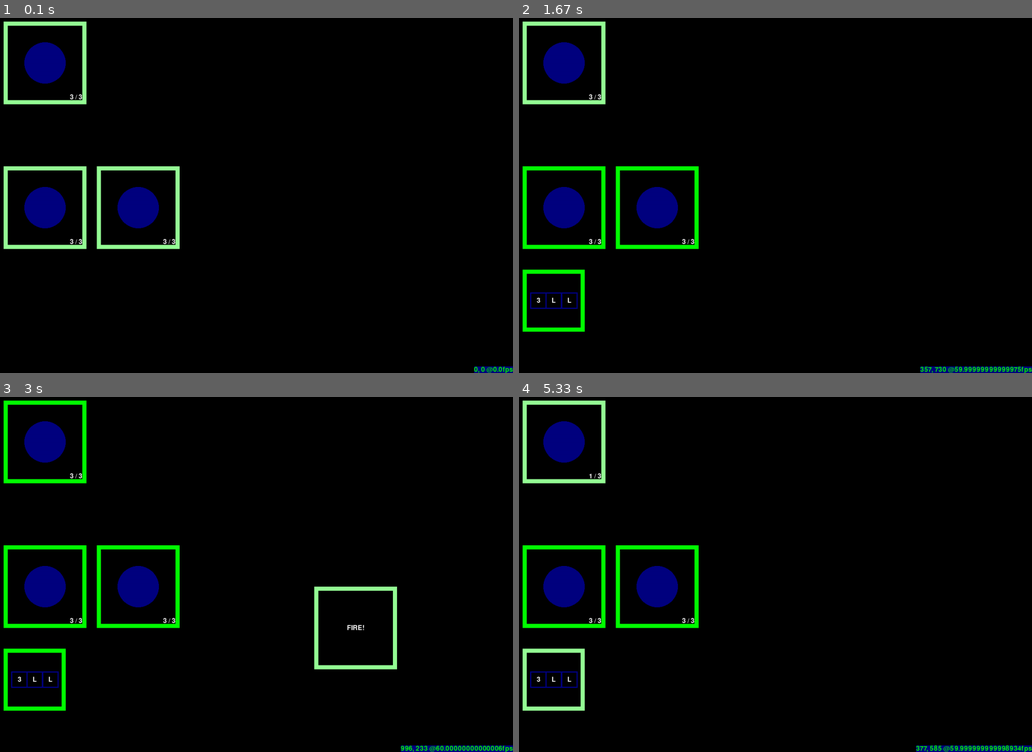
Above: before the commit, frames 1-4 (two rows, left to right).
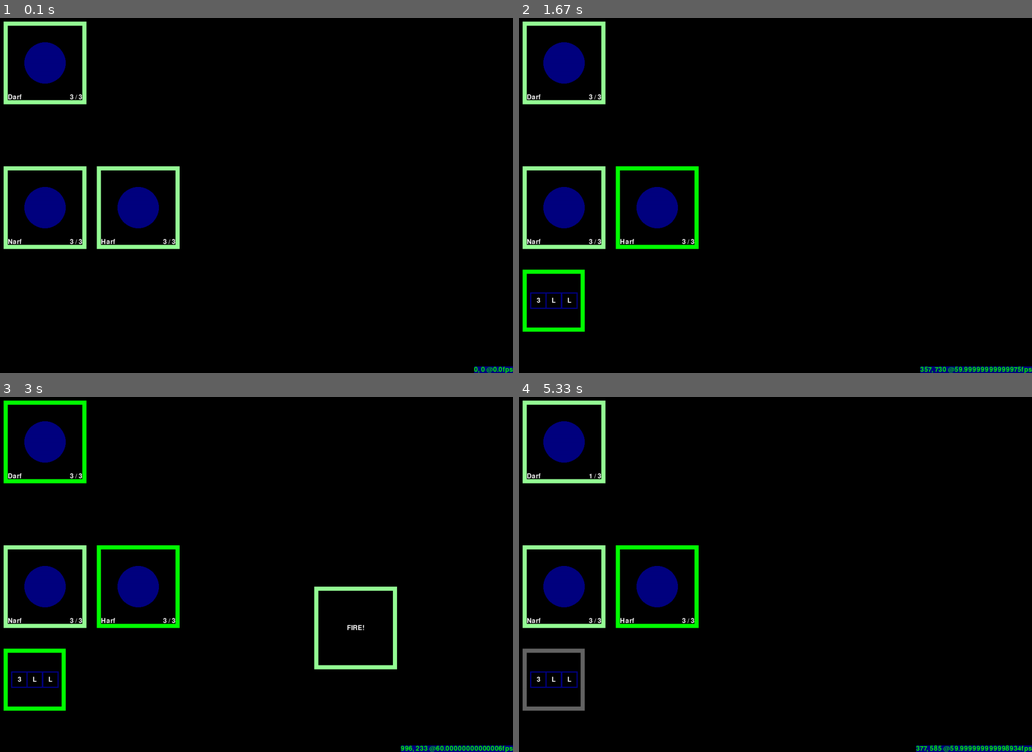
Above: after the commit, the same moments.

Repository: ErikRoelofs/pygame-tryout
Game: pygame game, started from game.py
Two runs of this game, one before a commit and one after it. Both use one fixed random seed, a clock stepped at 60 frames per second and the inputs below.
Inputs (mouse positions are in pixels of both pictures, inside the frame that each line leads up to):
- Up to frame 1 (0.1 s): no input
- Up to frame 2 (1.67 s): press the mouse at (770, 209) at 0.37 s; move the mouse to (703, 199) at 0.47 s; release the mouse at (642, 191) at 0.6 s; press the mouse at (554, 302) at 0.7 s; move the mouse to (565, 298) at 0.8 s; release the mouse at (580, 294) at 0.93 s; press the mouse at (657, 206) at 1.03 s; move the mouse to (811, 245) at 1.13 s; release the mouse at (965, 284) at 1.27 s; press the mouse at (565, 64) at 1.37 s; move the mouse to (606, 181) at 1.47 s; release the mouse at (647, 302) at 1.6 s
- Up to frame 3 (3 s): press the mouse at (46, 443) at 1.7 s; move the mouse to (92, 446) at 1.8 s; release the mouse at (143, 453) at 1.93 s; press the mouse at (138, 585) at 2.03 s; move the mouse to (92, 627) at 2.13 s; release the mouse at (46, 670) at 2.27 s; press the mouse at (138, 585) at 2.37 s; move the mouse to (102, 524) at 2.47 s; release the mouse at (61, 464) at 2.6 s; press the mouse at (353, 627) at 2.7 s; move the mouse to (374, 553) at 2.8 s; release the mouse at (395, 475) at 2.93 s
- Up to frame 4 (5.33 s): press the mouse at (872, 627) at 3.03 s; move the mouse to (806, 539) at 3.13 s; release the mouse at (734, 453) at 3.27 s; press the mouse at (554, 681) at 3.37 s; move the mouse to (729, 638) at 3.47 s; release the mouse at (908, 599) at 3.6 s; press the mouse at (657, 585) at 3.7 s; move the mouse to (631, 524) at 3.8 s; release the mouse at (601, 464) at 3.93 s; press the mouse at (565, 585) at 4.03 s; move the mouse to (683, 514) at 4.13 s; release the mouse at (806, 446) at 4.27 s; press the mouse at (657, 585) at 4.37 s; move the mouse to (626, 570) at 4.47 s; release the mouse at (601, 556) at 4.6 s; press the mouse at (554, 681) at 4.7 s; move the mouse to (760, 677) at 4.8 s; release the mouse at (965, 673) at 4.93 s; press the mouse at (565, 585) at 5.03 s; move the mouse to (611, 602) at 5.13 s; release the mouse at (657, 620) at 5.27 s

The runs differ from the first frame. In frame 1, less than 0.1% of the frame differs, in the area x 1-23%, y 21-64%; in frame 2, 0.9%; in frame 3, 0.9%; in frame 4, 1.5%, in the area x 0-23%, y 21-89%.

Commit message:
Ships with names. Also, need to figure out how to clone objects.

Diff:
--- a/classes.py
+++ b/classes.py
@@ -6,12 +6,16 @@
 STATE_SPENT = 2
 
 class Ship:
-    def __init__(self, hull, actions, event):
+    def __init__(self, name, hull, actions, event):
+        self._name = name
         self.hull = hull
         self.damage = 0
         self.actions = actions
         self.state = STATE_READY
         self.event = event
+
+    def name(self):
+        return self._name
 
     def spend(self):
         self.state = STATE_SPENT
--- a/game.py
+++ b/game.py
@@ -71,8 +71,8 @@
 	eventControl = event.EventControl()
 	library = shiplibrary.Library((MOUNT_LIGHT, MOUNT_MEDIUM, MOUNT_HEAVY),(WEAPON_LASER, WEAPON_KINETIC, WEAPON_GUIDED),eventControl)
 
-	playerShips = [library.ship(0),library.ship(0)]
-	opponentShips = [classes.Ship(3, [classes.Weapon(4, MOUNT_LIGHT, WEAPON_KINETIC), classes.Weapon(2,MOUNT_LIGHT, WEAPON_KINETIC)], eventControl)]
+	playerShips = [library.shipByName("Narf"),library.shipByName("Harf")]
+	opponentShips = [library.shipByName("Darf")]
 	eventControl.setShipLists(playerShips, opponentShips)
 
 	# main loop
@@ -171,6 +171,12 @@
 	pygame.draw.rect(image, outline_color, (0, 0, SHIP_WIDTH, SHIP_HEIGHT), 10)
 	pygame.draw.circle(image, BLUE, (SHIP_WIDTH // 2, SHIP_HEIGHT // 2), SHIP_WIDTH // 4)
 
+	nameSurfaceObj = fontObj.render(str(ship.name()), True, WHITE)
+	nameRectObj = nameSurfaceObj.get_rect()
+	nameRectObj.left = 10
+	nameRectObj.top = SHIP_HEIGHT - 25
+	image.blit(nameSurfaceObj, nameRectObj)
+
 	textSurfaceObj = fontObj.render(str(ship.hull - ship.damage) + ' / ' + str(ship.hull), True, WHITE)
 	textRectObj = textSurfaceObj.get_rect()
 	textRectObj.left = SHIP_WIDTH - 40
--- a/shiplibrary.py
+++ b/shiplibrary.py
@@ -3,7 +3,15 @@
 class Library:
     def __init__(self, mounts, weaponTypes, event):
         self.ships = []
-        self.ships.append(classes.Ship(3, (classes.Weapon(3, mounts[0], weaponTypes[0]),),event))
+        self.ships.append(classes.Ship("Narf", 3, (classes.Weapon(3, mounts[0], weaponTypes[0]),),event))
+        self.ships.append(classes.Ship("Harf", 3, (classes.Weapon(3, mounts[0], weaponTypes[0]),), event))
+        self.ships.append(classes.Ship("Darf", 3, (classes.Weapon(3, mounts[0], weaponTypes[0]),), event))
 
     def ship(self, index):
         return self.ships[index]
+
+    def shipByName(self, name):
+        for ship in self.ships:
+            if ship.name() == name:
+                return ship
+        raise IndexError("No ship registered by the name of: " + name)
Not shown, changed: classes.pyc
Not shown, changed: shiplibrary.pyc
